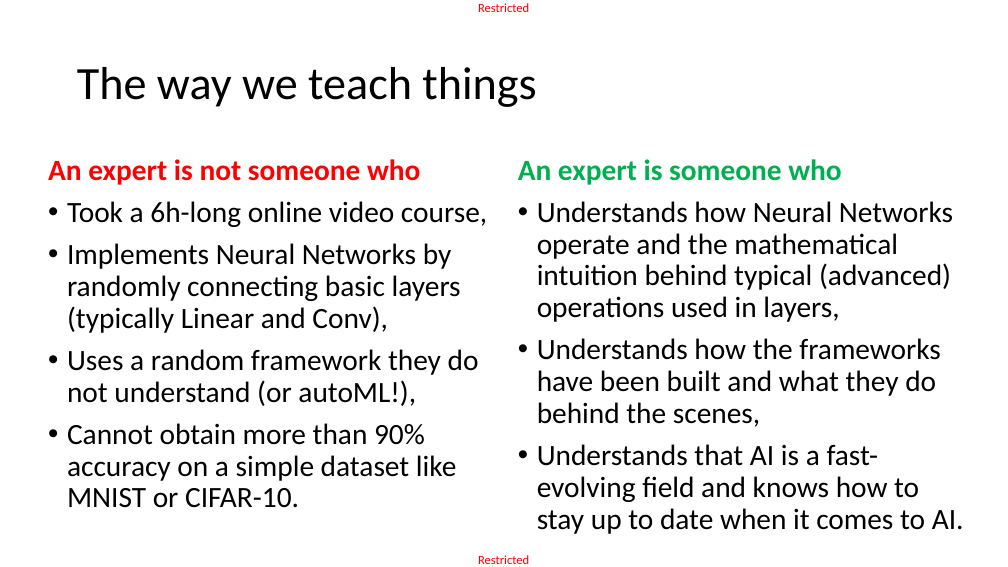
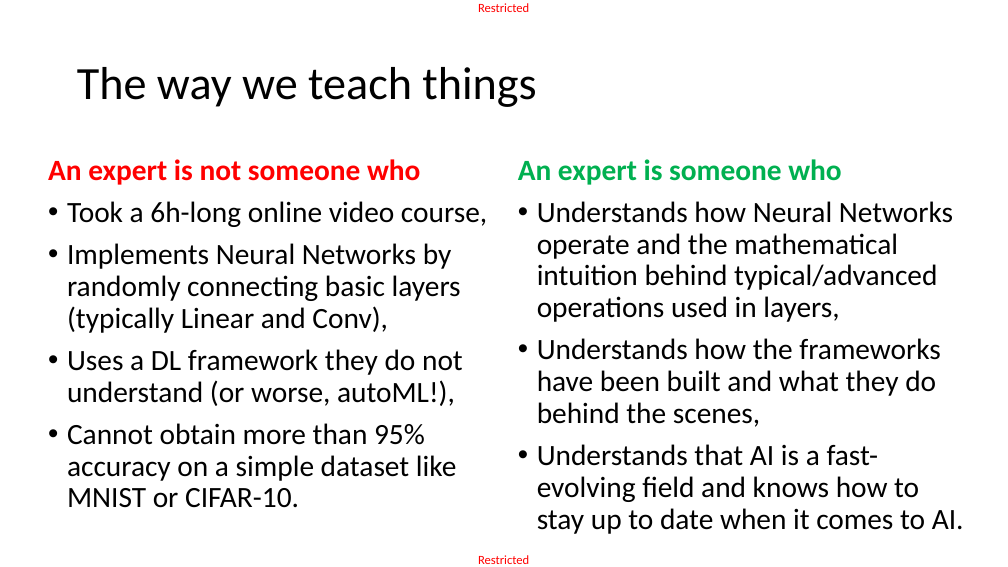
Before and after one commit to matthieudemari/SUTD_DL_50_039, a slide deck: slide 8 of W1/1. W1S1 final/W1S1.pptx. Drawn at 1008x567 pixels with LibreOffice and Linux fonts; fonts in the diff are those of the drawing. Boxes give left, top, right and bottom in pixels: in the first picture for what was removed or moved away, otherwise in the second. Text is boxed around its words. In the diff, an @@ line names an element or a change of style, - is before the commit and + after.

```diff
--- a/W1/1. W1S1 final/W1S1.pptx
+++ b/W1/1. W1S1 final/W1S1.pptx
@@ text at (537,201,953,322): text changed @@
-• Understands how Neural Networks operate and the mathematical intuition behind typical (advanced) operations used in layers,
+• Understands how Neural Networks operate and the mathematical intuition behind typical/advanced operations used in layers,
@@ text at (67,349,463,508): text changed @@
-• Uses a random framework they do not understand (or autoML!),
-• Cannot obtain more than 90% accuracy on a simple dataset like MNIST or CIFAR-10.
+• Uses a DL framework they do not understand (or worse, autoML!),
+• Cannot obtain more than 95% accuracy on a simple dataset like MNIST or CIFAR-10.
```
Also in this commit, not shown: 8 other slides changed, 17 other files.
